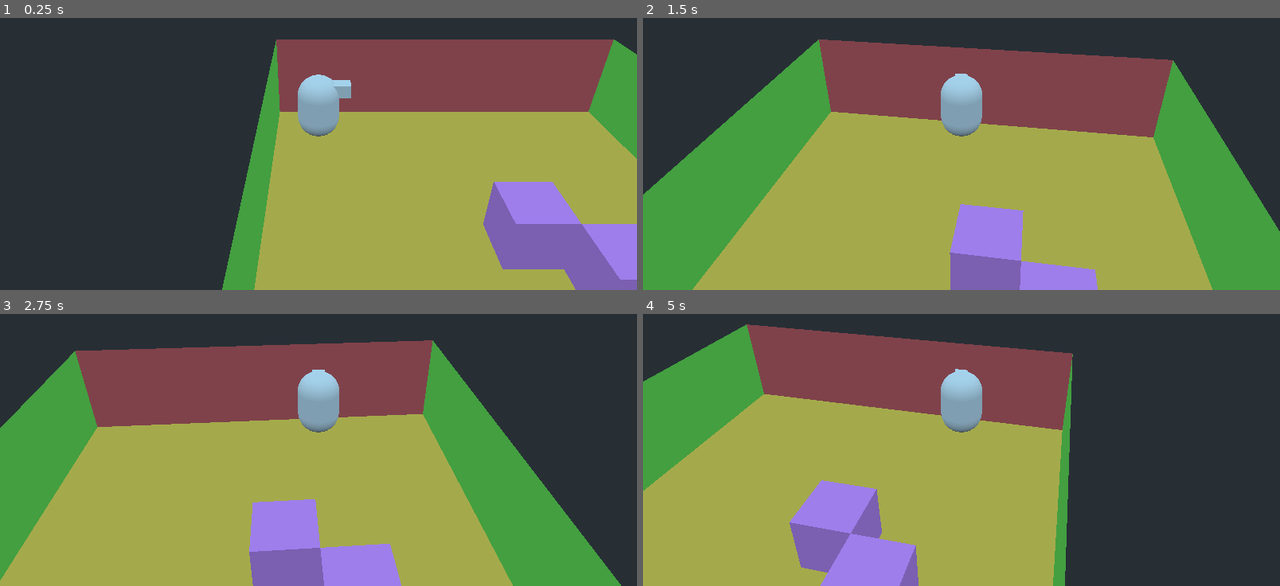
Above: before the commit, frames 1-4 (two rows, left to right).
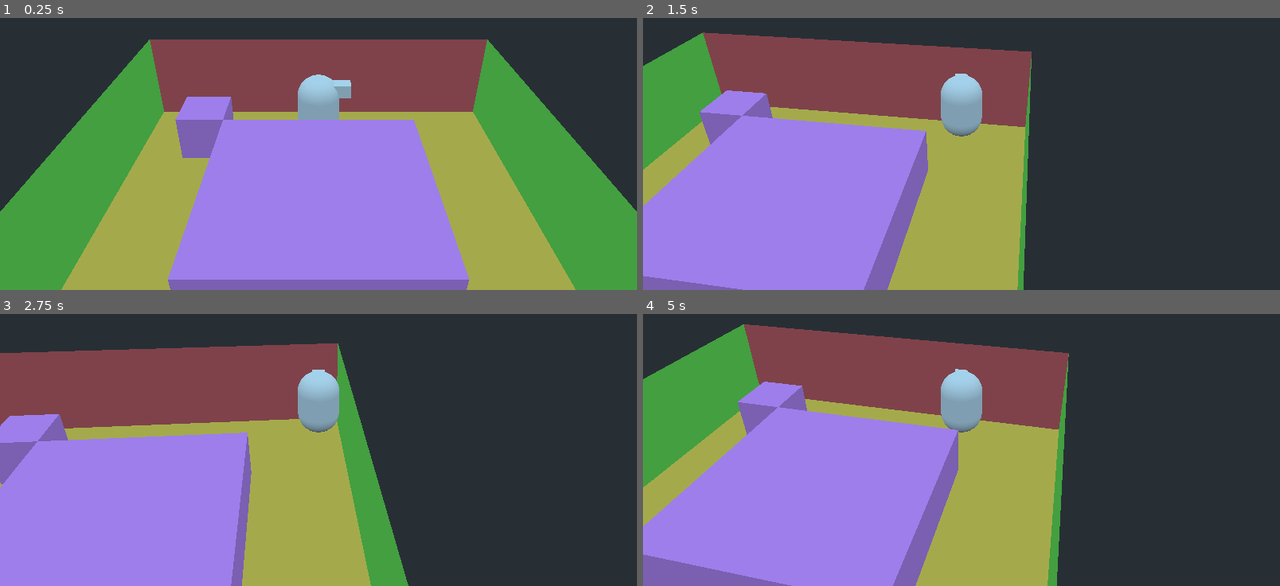
Above: after the commit, the same moments.

Repository: dsvoid/3d1
Game: Godot game, scene res://scenes and scripts/Level.tscn
Same seed, same stepped clock (60 frames per second), same inputs: the game is played once before the commit and once after it.
Inputs (mouse positions are in pixels of both pictures, inside the frame that each line leads up to):
- Up to frame 1 (0.25 s): no input
- Up to frame 2 (1.5 s): tap Enter at 0.5 s; move the mouse to (993, 102) at 0.52 s; hold F (use_key) 0.53-1.28 s; hold W (move_up) from 0.53 s (still down); move the mouse to (929, 105) at 1.27 s; tap F (use_key) at 1.35 s
- Up to frame 3 (2.75 s): keep holding W (move_up); move the mouse to (331, 392) at 2.02 s; hold F (use_key) from 2.03 s (still down)
- Up to frame 4 (5 s): keep holding W (move_up); move the mouse to (955, 406) at 2.77 s; release F (use_key) at 2.78 s; tap F (use_key) at 2.85, 4.35 s; move the mouse to (1006, 403) at 3.52 s; hold F (use_key) 3.53-4.28 s; tap Space at 4.25 s; move the mouse to (910, 395) at 4.27 s

The runs differ from the first frame. In frame 1, 69% of the frame differs, in the area x 0-100%, y 7-100%; in frame 2, 67%; in frame 3, 55%; in frame 4, 24%.

Commit message:
fixed some collision bugs, introduced new ones... it never ends.

Diff:
--- a/scenes and scripts/Level.gd
+++ b/scenes and scripts/Level.gd
@@ -15,8 +15,8 @@
 		for z in range(size_z):
 			coll_matrix[x].append(false)
 	# test objects
-	add_movable_obj(4,4)
-	add_movable_obj(5,5)
+	add_movable_obj(1,1)
+	add_movable_obj(2,2,4,4)
 
 
 func add_movable_obj(pos_x,pos_z,obj_size_x=1,obj_size_z=1):
@@ -29,9 +29,7 @@
 	var obj_dmi = new_movable_obj.get_node("DefaultMeshInstance")
 	obj_cs.shape.extents = Vector3(obj_size_x/2.0, 0.5, obj_size_z/2.0)
 	obj_dmi.mesh.size = Vector3(obj_size_x,1,obj_size_z)
-	for x in range(obj_size_x):
-		for z in range(obj_size_z):
-			coll_matrix[pos_x+x][pos_z+z] = true
+	coll_place(new_movable_obj)
 	obj_dict[new_movable_obj] = { "pos": Vector3(pos_x, 0, pos_z) }
 
 func coll_lift(movable_obj):
@@ -42,6 +40,8 @@
 
 func coll_place(movable_obj):
 	var obj_pos = movable_obj.global_transform.origin + Vector3(-movable_obj.size_x/2.0,0,-movable_obj.size_z/2.0)
+	if not movable_obj in obj_dict:
+		obj_dict[movable_obj] = { "pos" : Vector3.ZERO }
 	obj_dict[movable_obj]["pos"] = Vector3(obj_pos.x, 0, obj_pos.z)
 	for x in range(movable_obj.size_x):
 		for z in range(movable_obj.size_z):
@@ -50,8 +50,8 @@
 func valid_place(pos_x,pos_z,obj_size_x,obj_size_z):
 	for x in range(obj_size_x):
 		for z in range(obj_size_z):
-			var check_x = pos_x+x
-			var check_z = pos_z+z
+			var check_x = int(pos_x+x)
+			var check_z = int(pos_z+z)
 			if check_x >= size_x or check_z >= size_z:
 				return false
 			if check_x < 0 or check_z < 0:
--- a/scenes and scripts/Level.tscn
+++ b/scenes and scripts/Level.tscn
@@ -50,7 +50,7 @@
 script = ExtResource( 3 )
 
 [node name="Player" parent="." instance=ExtResource( 1 )]
-transform = Transform( 1, 0, 0, 0, 1, 0, 0, 0, 1, 1, 0, 1 )
+transform = Transform( 1, 0, 0, 0, 1, 0, 0, 0, 1, 4, 0, 1 )
 
 [node name="Walls" type="Node" parent="."]
 
--- a/scenes and scripts/Player.gd
+++ b/scenes and scripts/Player.gd
@@ -8,7 +8,7 @@
 var vel : Vector3 = Vector3()
 var grabbed_obj : StaticBody = null
 var grab_pos : Vector3 = Vector3.ZERO
-var move_obj_dir : int = 0
+var move_dir : Vector3 = Vector3.ZERO
 var rot_obj_dir : float = 0.0
 
 enum {IDLE,ALIGN_WITH_OBJ,HOLD_OBJ,MOVE_OBJ,ROT_OBJ}
@@ -95,43 +95,30 @@
 	var move_obj = false
 	var rot_obj = false
 	grab_pos = global_transform.origin
-	if Input.is_action_pressed(forward_input):
+	if Input.is_action_pressed(forward_input) or Input.is_action_pressed(backward_input):
 		level.coll_lift(grabbed_obj)
 		# check for potential collisions before allowing forward movement
 		var obj_pos = grabbed_obj.global_transform.origin
 		var level_obj_pos = level.obj_dict[grabbed_obj]["pos"]
-		var forward_dir = Vector3(cos(rotation.y), 0, -sin(rotation.y))
-		var desired_obj_pos = Vector3(level_obj_pos.x+forward_dir.x,0,level_obj_pos.z+forward_dir.z)
+		var valid_player_place = true
+		if Input.is_action_pressed(forward_input):
+			move_dir = Vector3(cos(rotation.y), 0, -sin(rotation.y))
+		else:
+			move_dir = Vector3(-cos(rotation.y), 0, sin(rotation.y))
+			valid_player_place = level.valid_place(
+				global_transform.origin.x-0.5+move_dir.x,
+				global_transform.origin.z-0.5+move_dir.z,
+				1,
+				1
+			)
+		var desired_obj_pos = Vector3(level_obj_pos.x+move_dir.x,0,level_obj_pos.z+move_dir.z)
 		var valid_object_place = level.valid_place(
 			desired_obj_pos.x,
 			desired_obj_pos.z,
 			grabbed_obj.size_x,
 			grabbed_obj.size_z
 		)
-		if valid_object_place:
-			move_obj_dir = 1
-			move_obj = true
-	elif Input.is_action_pressed(backward_input):
-		level.coll_lift(grabbed_obj)
-		# check for potential collisions before allowing backward movement
-		var obj_pos = grabbed_obj.global_transform.origin
-		var level_obj_pos = level.obj_dict[grabbed_obj]["pos"]
-		var backward_dir =  Vector3(-cos(rotation.y), 0, sin(rotation.y))
-		var valid_object_place = level.valid_place(
-			level_obj_pos.x+backward_dir.x,
-			level_obj_pos.z+backward_dir.z,
-			grabbed_obj.size_x,
-			grabbed_obj.size_z
-		)
-		# check if player can be placed hwen moving backwards
-		var valid_player_place = level.valid_place(
-			global_transform.origin.x-0.5+backward_dir.x,
-			global_transform.origin.z-0.5+backward_dir.z,
-			1,
-			1
-		)
-		if valid_player_place and valid_object_place:
-			move_obj_dir = -1
+		if valid_object_place and valid_player_place:
 			move_obj = true
 	elif Input.is_action_pressed(rot_cw_input):
 		rot_obj_dir = -PI/2
@@ -155,8 +142,8 @@
 	if not in_move_obj_tween:
 		var obj_pos = grabbed_obj.global_transform.origin
 		var forward_dir = Vector3(cos(rotation.y), 0, -sin(rotation.y))
-		grabbed_obj.apply_move_tween(forward_dir*move_obj_dir)
-		apply_move_obj_tween(forward_dir*move_obj_dir)
+		grabbed_obj.apply_move_tween(move_dir)
+		apply_move_obj_tween(move_dir)
 
 func state_rot_obj(delta):
 	if grabbed_obj.rot_tween_complete:
@@ -217,6 +204,7 @@
 	grab_pos = grab_points[grab_distances.find(grab_distances.min())]
 
 func release_obj():
+	vel = Vector3.ZERO
 	var new_mat = SpatialMaterial.new()
 	new_mat.albedo_color = Color(1.0,0.6,1.0)
 	grabbed_obj.get_node("DefaultMeshInstance").material_override = new_mat
--- a/scenes and scripts/Player.tscn
+++ b/scenes and scripts/Player.tscn
@@ -4,6 +4,7 @@
 [ext_resource path="res://scenes and scripts/Player.gd" type="Script" id=2]
 
 [sub_resource type="CapsuleShape" id=1]
+margin = 0.001
 radius = 0.48
 height = 0.54
 
Not shown: 5 places in scenes and scripts/Level.tscn that only renumber resources
